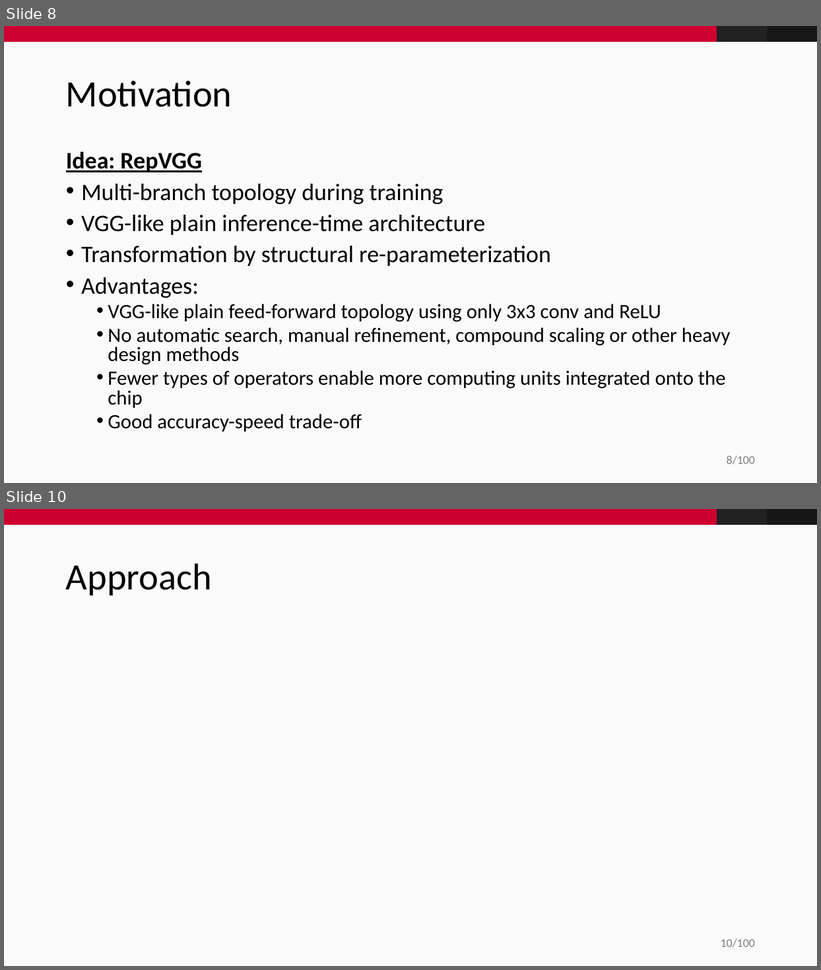
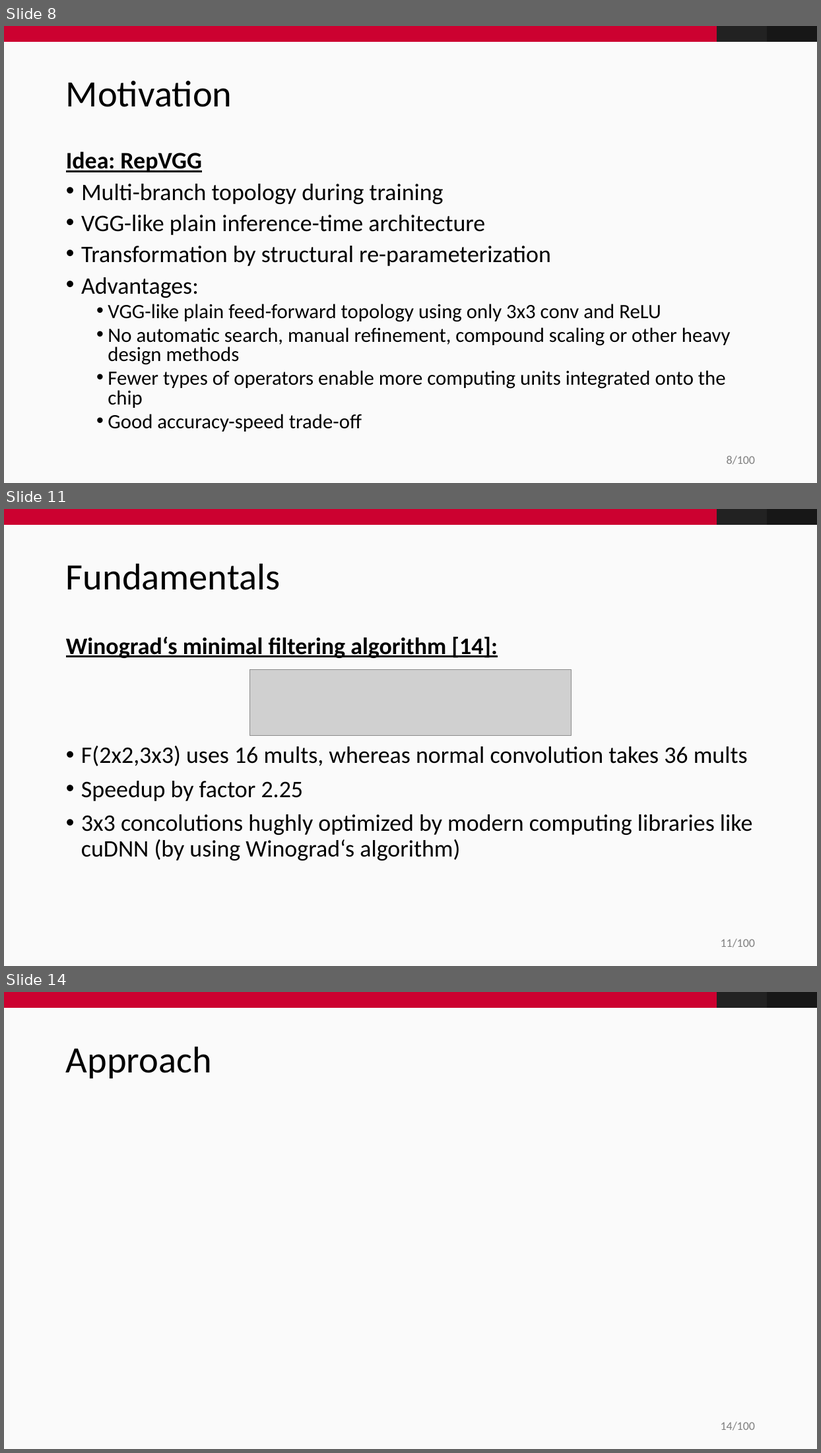
Before and after one commit to fidsusj/CVDL-Seminar, a slide deck: presentation/presentation.pptx. Shown one above the other, each under a label of ours: slides 8 and 10 before the commit, slides 8, 11 and 14 after it; the slides between them are not shown. The pictures are 821x970 and 821x1453 pixels, drawn with LibreOffice and Linux fonts; fonts in the diff are those of the drawing; grey boxes stand for pictures; background and template pictures are left out. Boxes give left, top, right and bottom in pixels: in the first picture for what was removed or moved away, otherwise in the second. Text is boxed around its words. In the diff, an @@ line names an element or a change of style, - is before the commit and + after.

Commit message:
added fundamentals

```diff
--- a/presentation/presentation.pptx
+++ b/presentation/presentation.pptx
@@ slide 11 added at [4, 509, 817, 966], background #FAFAFA; not listed: 4 template elements that a slide beside it also shows @@
@@ title added at [66, 563, 280, 590], 44 pt, text #000000 @@
+Fundamentals
@@ text added at [66, 636, 498, 658], 28 pt, text #000000, bold, underline @@
+Winograd‘s minimal filtering algorithm [14]:
@@ picture added at [250, 670, 572, 736] @@
@@ text added at [81, 746, 752, 861], 28 pt, text #000000 @@
+• F(2x2,3x3) uses 16 mults, whereas normal convolution takes 36 mults
+• Speedup by factor 2.25
+• 3x3 concolutions hughly optimized by modern computing libraries like cuDNN (by using Winograd‘s algorithm)
@@ what was slide 10 is now slide 14 @@
@@ page number at [721, 1422, 755, 1431]: text changed @@
-10/100
+14/100
```
Also in this commit, not shown: 3 slides changed, 4 other slides added, 1 slide removed.
